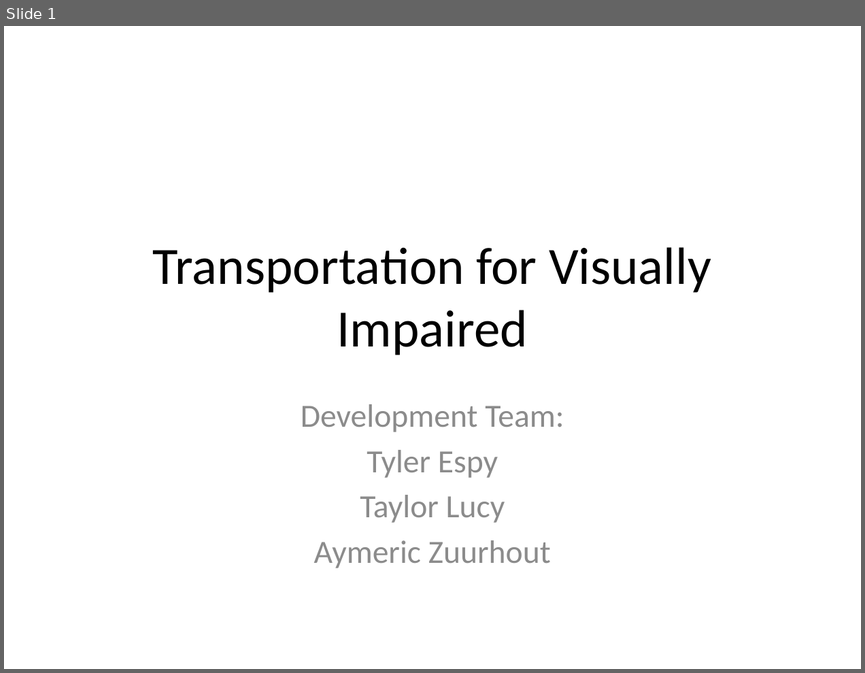
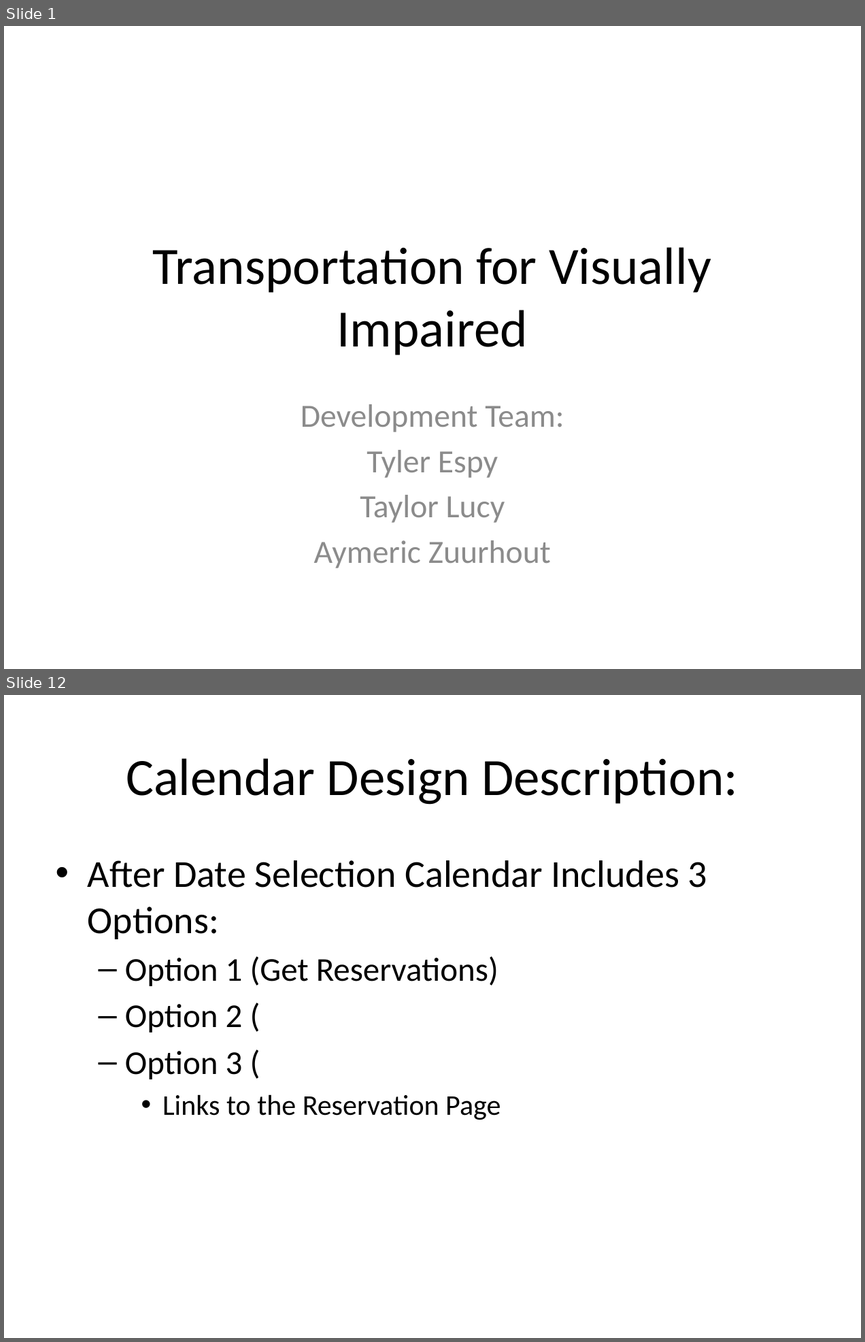
Before and after one commit to telepresencebot2/Transportation-For-Visually-Impaired, a slide deck: Presentation.pptx. Shown one above the other, each under a label of ours: slide 1 before the commit, slides 1 and 12 after it; the slides between them are not shown. The pictures are 865x673 and 865x1342 pixels, drawn with LibreOffice and Linux fonts; fonts in the diff are those of the drawing; background and template pictures are left out. Boxes give left, top, right and bottom in pixels: in the first picture for what was removed or moved away, otherwise in the second. Text is boxed around its words. In the diff, an @@ line names an element or a change of style, - is before the commit and + after.

```diff
--- a/Presentation.pptx
+++ b/Presentation.pptx
@@ slide 12 added at box(4, 695, 861, 1338), background picture (left out) @@
@@ title added at box(126, 758, 738, 804), 44 pt, text #000000 @@
+Calendar Design Description:
@@ text added at box(88, 860, 707, 1120), 32 pt, text #000000 @@
+• After Date Selection Calendar Includes 3 Options:
+  – Option 1 (Get Reservations)
+  – Option 2 (
+  – Option 3 (
+    • Links to the Reservation Page
```
Also in this commit, not shown: 10 slides changed, 2 other slides added.
